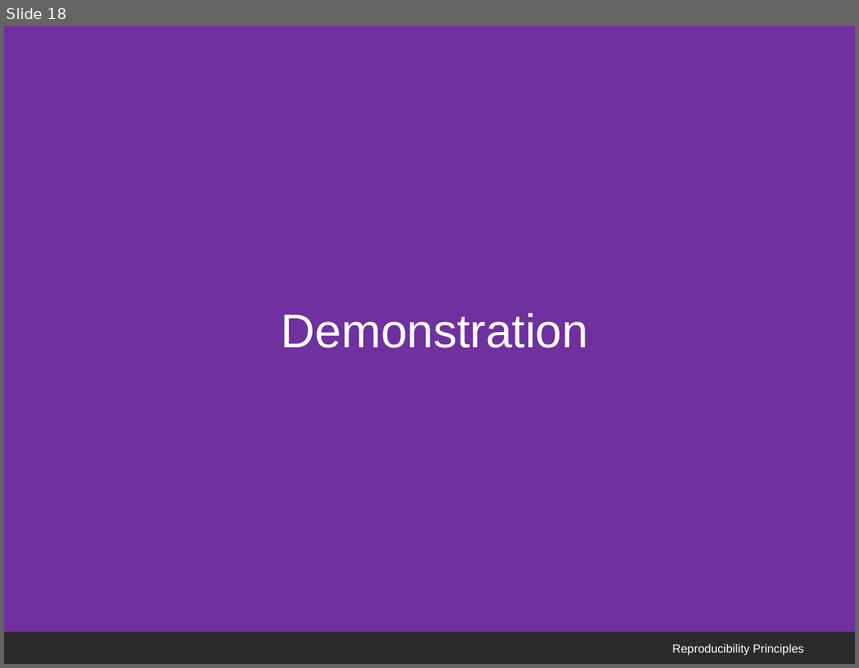
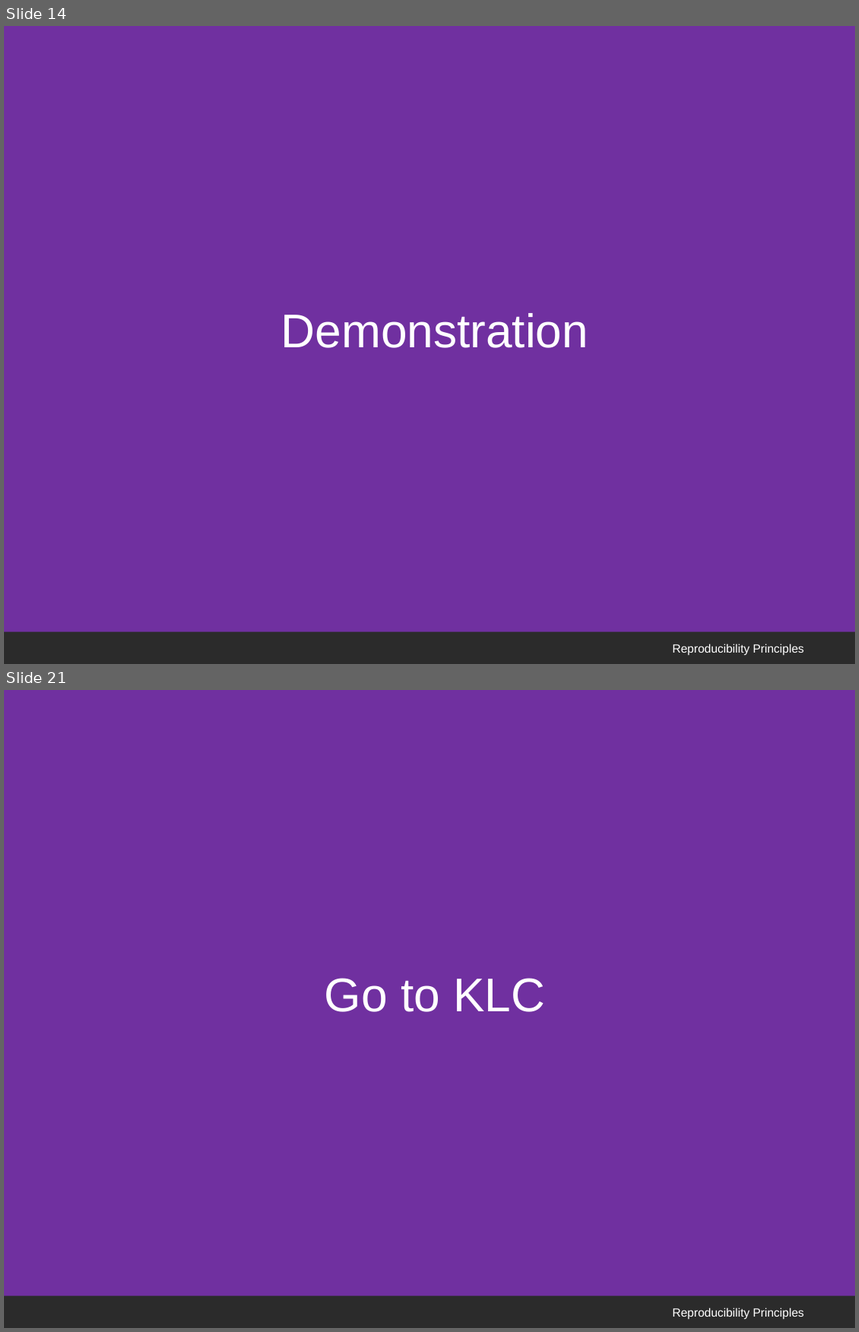
Before and after one commit to rs-kellogg/2023-phd-workshop, a slide deck: session-7-qualtrics/Session 7 - Qualtrics.pptx. Shown one above the other, each under a label of ours: slide 18 before the commit, slides 14 and 21 after it; the slides between them are not shown. The pictures are 859x668 and 859x1332 pixels, drawn with LibreOffice and Linux fonts; fonts in the diff are those of the drawing; background and template pictures are left out; a plain dark background stands for a picture behind light text. Boxes give left, top, right and bottom in pixels: in the first picture for what was removed or moved away, otherwise in the second. Text is boxed around its words. In the diff, an @@ line names an element or a change of style, - is before the commit and + after.

```diff
--- a/session-7-qualtrics/Session 7 - Qualtrics.pptx
+++ b/session-7-qualtrics/Session 7 - Qualtrics.pptx
@@ slide 21 added at [4, 690, 855, 1328], background picture (left out) @@
@@ text added at [4, 690, 855, 1296], fill #7030A0, 40 pt, text #FFFFFF @@
+Go to KLC
@@ text added at [673, 1308, 804, 1319], 10 pt, text #FFFFFF @@
+Reproducibility Principles
@@ what was slide 18 is now slide 14 @@
```
Also in this commit, not shown: 8 slides changed, 5 other slides added, 3 slides removed.
